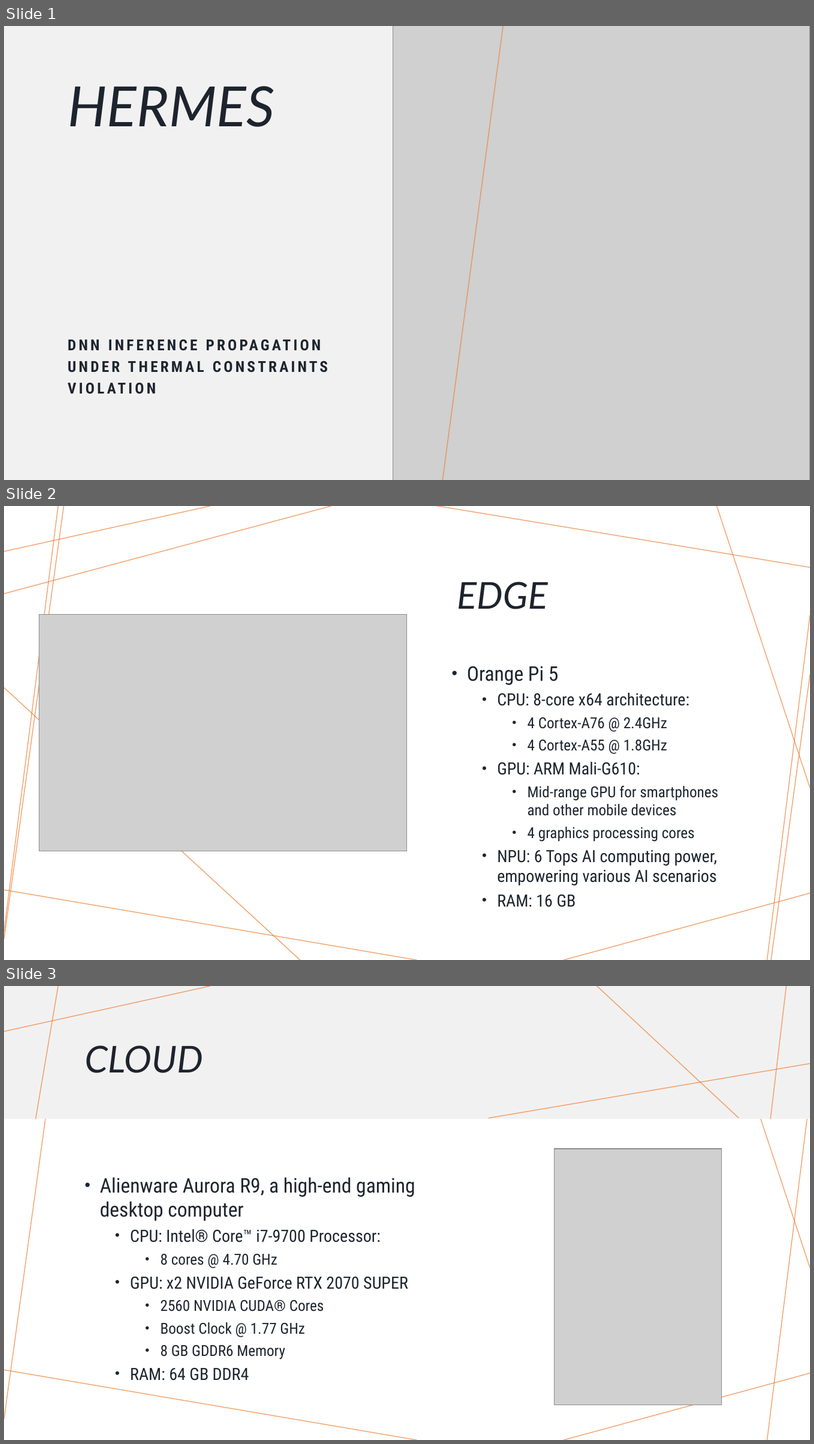
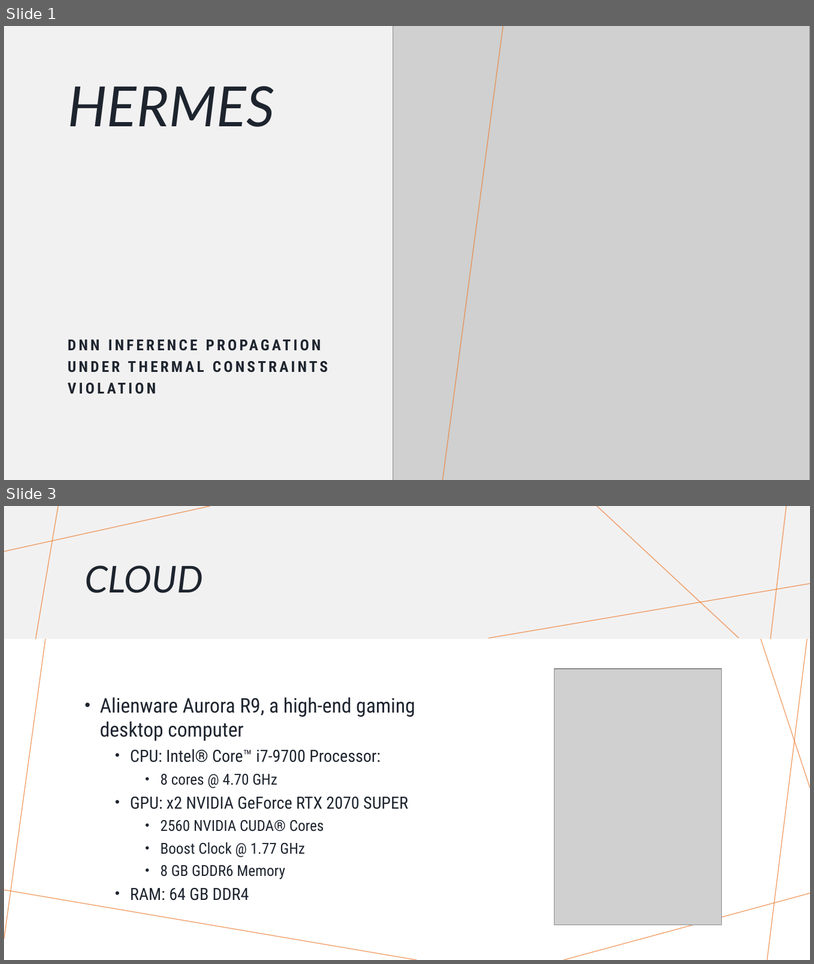
Before and after one commit to AndreasKaratzas/hermes, a slide deck: docs/hermes.pptx. Shown one above the other, each under a label of ours: slides 1, 2 and 3 before the commit, slides 1 and 3 after it; the slides between them are not shown. The pictures are 814x1444 and 814x964 pixels, drawn with LibreOffice and Linux fonts; fonts in the diff are those of the drawing; grey boxes stand for pictures. Boxes give left, top, right and bottom in pixels: in the first picture for what was removed or moved away, otherwise in the second. Text is boxed around its words. In the diff, an @@ line names an element or a change of style, - is before the commit and + after.

```diff
--- a/docs/hermes.pptx
+++ b/docs/hermes.pptx
@@ slide 2 removed at (4,506,810,960), background #FFFFFF; not listed: 7 template elements that a slide beside it also shows @@
@@ line removed from (331, 506) to (4, 594) @@
@@ line removed from (59, 506) to (4, 931) @@
@@ title removed at (457,582,548,609) @@
-EDGE
@@ picture removed at (39,615,407,852) @@
@@ text removed at (467,666,719,907) @@
-• Orange Pi 5
-  • CPU: 8-core x64 architecture:
-    • 4 Cortex-A76 @ 2.4GHz
-    • 4 Cortex-A55 @ 1.8GHz
-  • GPU: ARM Mali-G610:
-    • Mid-range GPU for smartphones and other mobile devices
-    • 4 graphics processing cores
-  • NPU: 6 Tops AI computing power, empowering various AI scenarios
-  • RAM: 16 GB
@@ line removed from (810, 675) to (771, 960) @@
@@ line removed from (300, 960) to (4, 687) @@
```
Also in this commit, not shown: 1 slide added, 12 other files.
